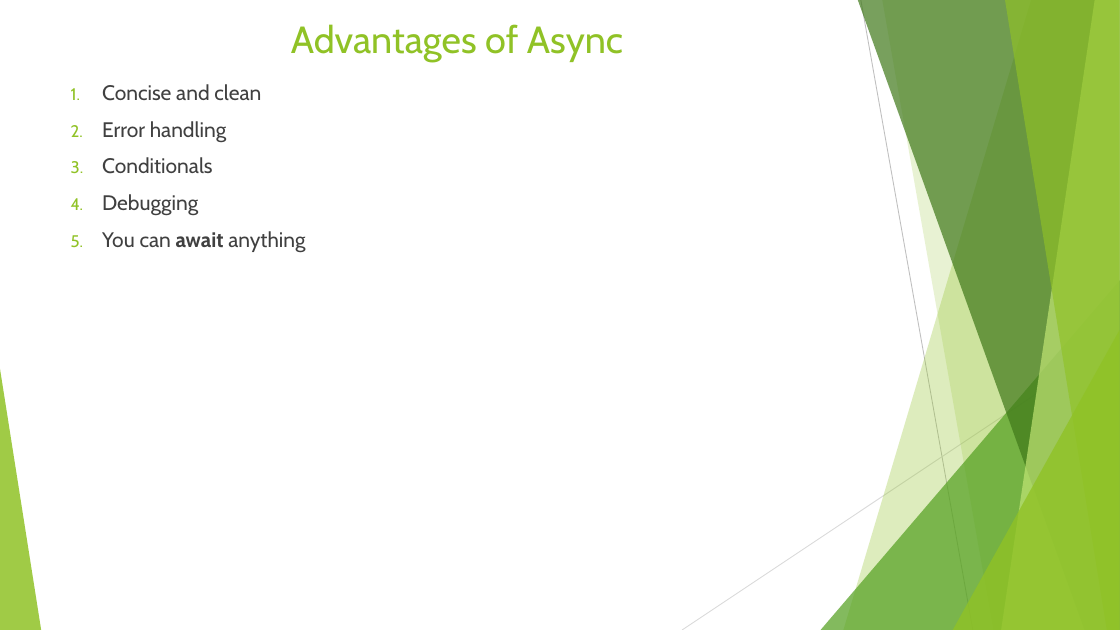
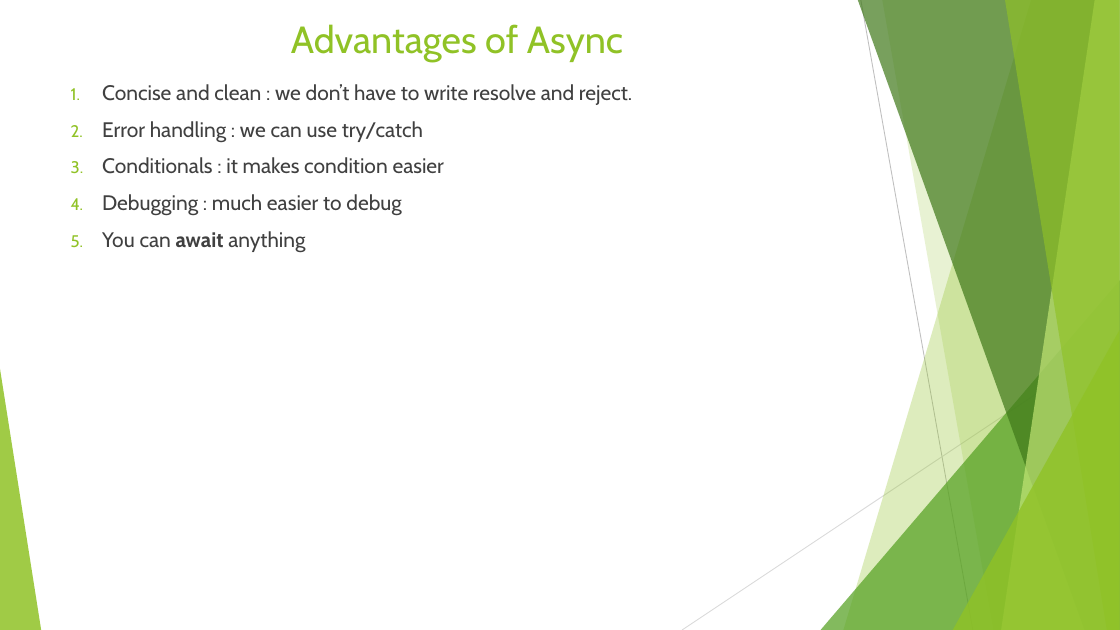
Before and after one commit to iaayush07/1Rivet-Internship, a slide deck: slide 7 of Async and Await.pptx. Drawn at 1120x630 pixels with LibreOffice and Linux fonts; fonts in the diff are those of the drawing. Boxes give left, top, right and bottom in pixels: in the first picture for what was removed or moved away, otherwise in the second. Text is boxed around its words. In the diff, an @@ line names an element or a change of style, - is before the commit and + after.

Commit message:
async and await ppt updated

```diff
--- a/Async and Await.pptx
+++ b/Async and Await.pptx
@@ text at (102, 84, 632, 216): text changed @@
-1. Concise and clean
-2. Error handling
-3. Conditionals
-4. Debugging
+1. Concise and clean : we don’t have to write resolve and reject.
+2. Error handling : we can use try/catch
+3. Conditionals : it makes condition easier
+4. Debugging : much easier to debug
```
